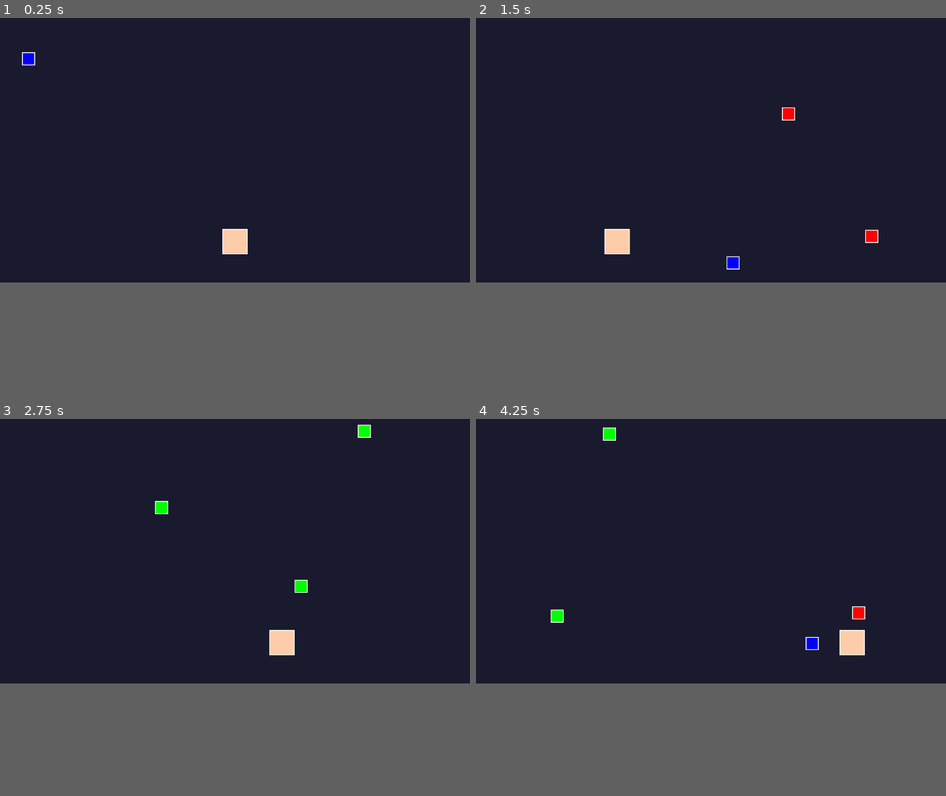
Above: before the commit, frames 1-4 (two rows, left to right).
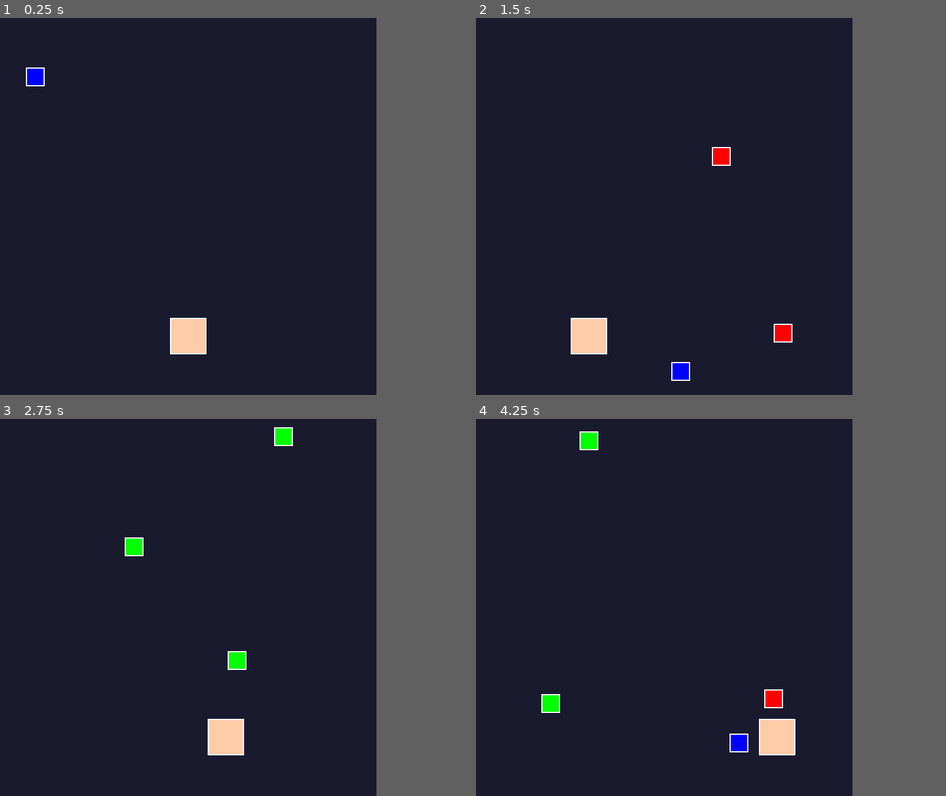
Above: after the commit, the same moments.

Repository: Tombarr/ai-microgames
Game: Godot game, scene res://main.tscn
Same seed, same stepped clock (60 frames per second), same inputs: the game is played once before the commit and once after it.
Inputs (mouse positions are in pixels of both pictures, inside the frame that each line leads up to):
- Up to frame 1 (0.25 s): no input
- Up to frame 2 (1.5 s): move the mouse to (814, 138) at 0.52 s; click (814, 138) at 0.67 s; move the mouse to (617, 165) at 1.27 s; click (617, 165) at 1.42 s
- Up to frame 3 (2.75 s): move the mouse to (282, 494) at 2.02 s; click (282, 494) at 2.17 s
- Up to frame 4 (4.25 s): move the mouse to (687, 603) at 2.77 s; click (687, 603) at 2.92 s; move the mouse to (852, 592) at 3.52 s; click (852, 592) at 3.67 s
In our replay, the window is 799x449 before the commit and 640x640 after it. These sizes can differ from the game's own. Grey fills any space a smaller window leaves; there, only what the larger window draws over its background counts as a difference.

The runs differ from the first frame. In frame 1, 1.4% of the frame differs, in the area x 4-53%, y 9-90%; in frame 2, 2.0%; in frame 3, 2.0%; in frame 4, 2.3%, in the area x 13-83%, y 2-90%.

Commit message:
set 640x640

Diff:
--- a/project.godot
+++ b/project.godot
@@ -14,3 +14,9 @@
 run/main_scene="res://main.tscn"
 config/features=PackedStringArray("4.5", "Forward Plus")
 config/icon="res://icon.svg"
+
+[display]
+
+window/size/viewport_width=640
+window/size/viewport_height=640
+window/size/resizable=false
--- a/shared/scripts/microgame_ai.gd
+++ b/shared/scripts/microgame_ai.gd
@@ -8,6 +8,10 @@
 # Configuration
 var game_duration: float = 5.0
 var background_color: Color = Color("1a1a2e") # Dark Blue default
+
+# Resolution assumes 640x640 (Project Setting)
+# AI should use get_viewport_rect().size but assume 640x640 for logic scaling.
+
 
 # Internal State
 var _time_elapsed: float = 0.0
Not shown, changed: backend/gemini_generator.ts
